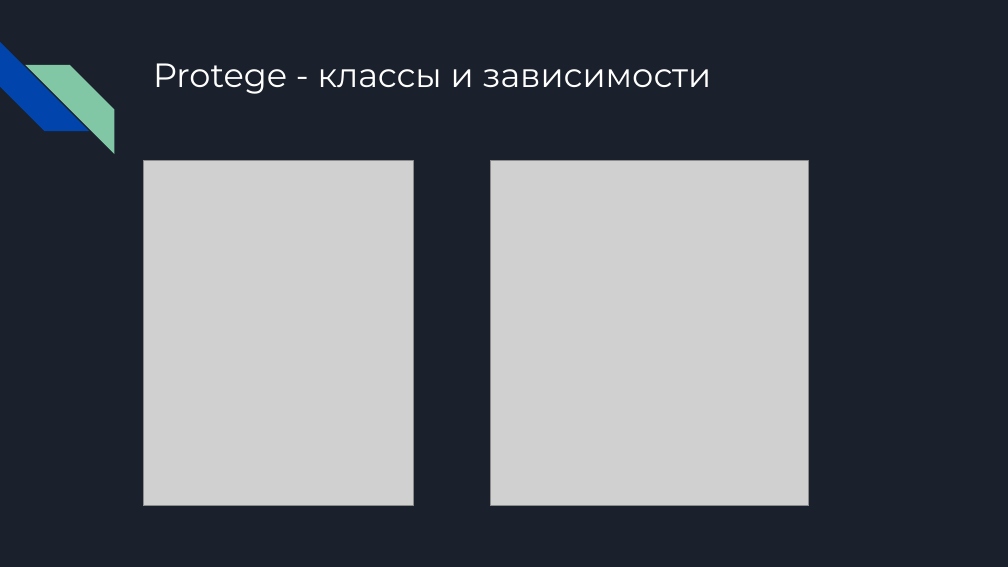
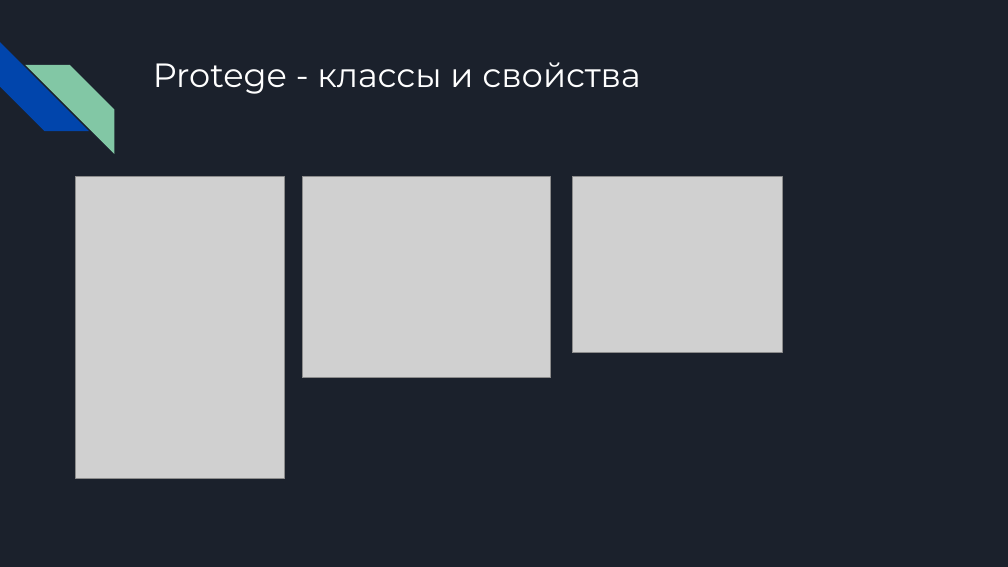
Before and after one commit to d-mour/KnowledgeGrpahCourse, a slide deck: slide 5 of Practice/P41171/Artur_Gogiyan/presentation.pptx. Drawn at 1008x567 pixels with LibreOffice and Linux fonts; fonts in the diff are those of the drawing; grey boxes stand for pictures. Boxes give left, top, right and bottom in pixels: in the first picture for what was removed or moved away, otherwise in the second. Text is boxed around its words. In the diff, an @@ line names an element or a change of style, - is before the commit and + after.

```diff
--- a/Practice/P41171/Artur_Gogiyan/presentation.pptx
+++ b/Practice/P41171/Artur_Gogiyan/presentation.pptx
@@ text at bbox=[153, 62, 640, 94]: text changed @@
-Protege - классы и зависимости
+Protege - классы и свойства
@@ picture added at bbox=[76, 176, 284, 479] @@
@@ picture removed at bbox=[143, 161, 413, 506] @@
@@ picture added at bbox=[302, 176, 550, 378] @@
@@ picture removed at bbox=[490, 161, 808, 506] @@
@@ picture added at bbox=[573, 176, 783, 353] @@
```
Also in this commit, not shown: 1 other slide changed, 1 other file.
